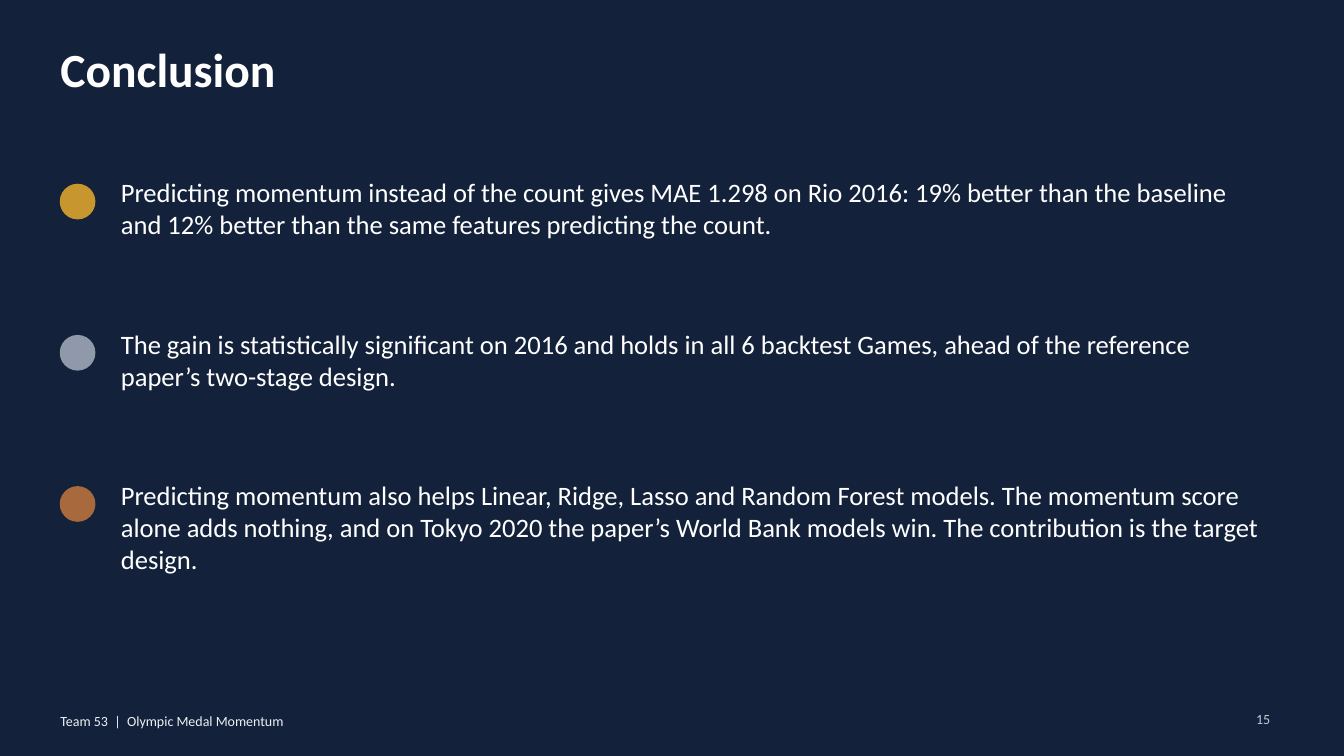
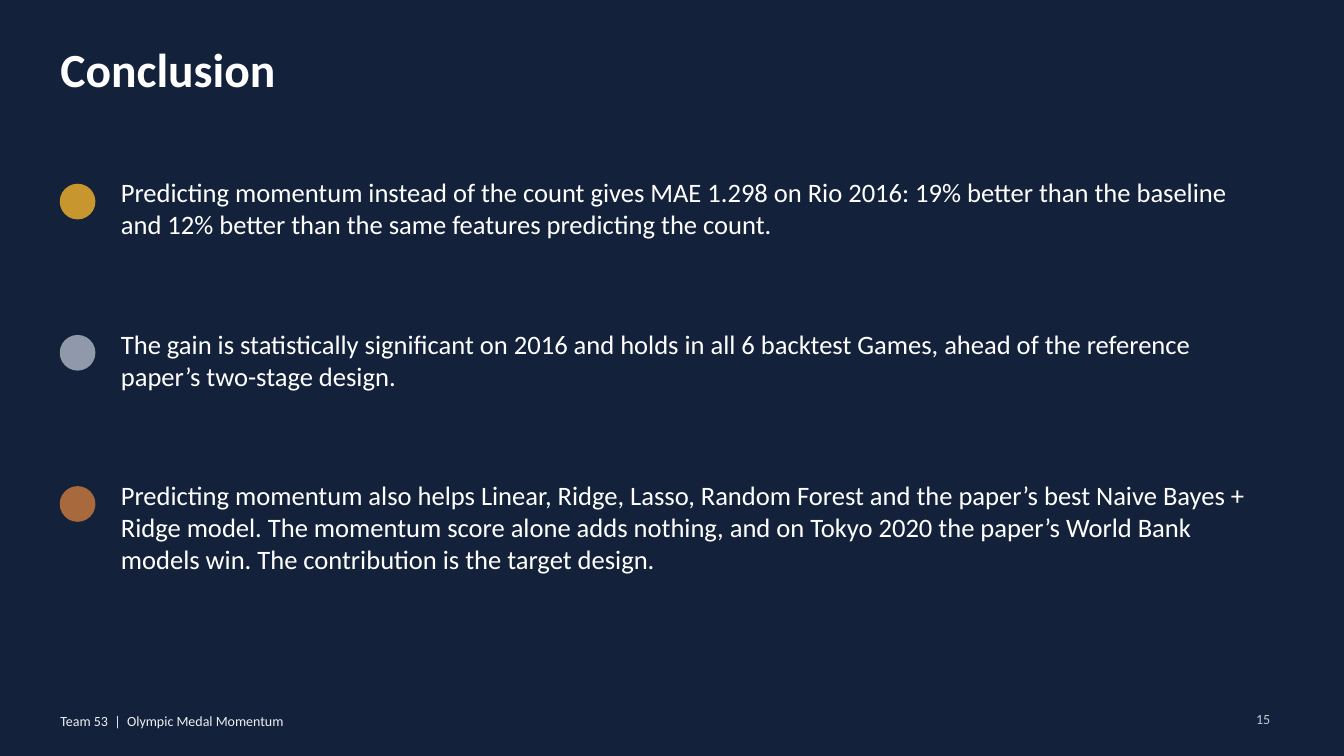
Before and after one commit to ryonahh/ML_MiniProject_53, a slide deck: slide 15 of deliverables/Olympic_Medal_Momentum_Slides.pptx. Drawn at 1344x756 pixels with LibreOffice and Linux fonts; fonts in the diff are those of the drawing. Boxes give left, top, right and bottom in pixels: in the first picture for what was removed or moved away, otherwise in the second. Text is boxed around its words. In the diff, an @@ line names an element or a change of style, - is before the commit and + after.

Commit message:
Update website, notebook, report, slides and README for the paper's best model

```diff
--- a/deliverables/Olympic_Medal_Momentum_Slides.pptx
+++ b/deliverables/Olympic_Medal_Momentum_Slides.pptx
@@ text at (121,486,1225,574): text changed @@
-Predicting momentum also helps Linear, Ridge, Lasso and Random Forest models. The momentum score alone adds nothing, and on Tokyo 2020 the paper’s World Bank models win. The contribution is the target design.
+Predicting momentum also helps Linear, Ridge, Lasso, Random Forest and the paper’s best Naive Bayes + Ridge model. The momentum score alone adds nothing, and on Tokyo 2020 the paper’s World Bank models win. The contribution is the target design.
```
Also in this commit, not shown: 1 other slide changed, 6 other files.
